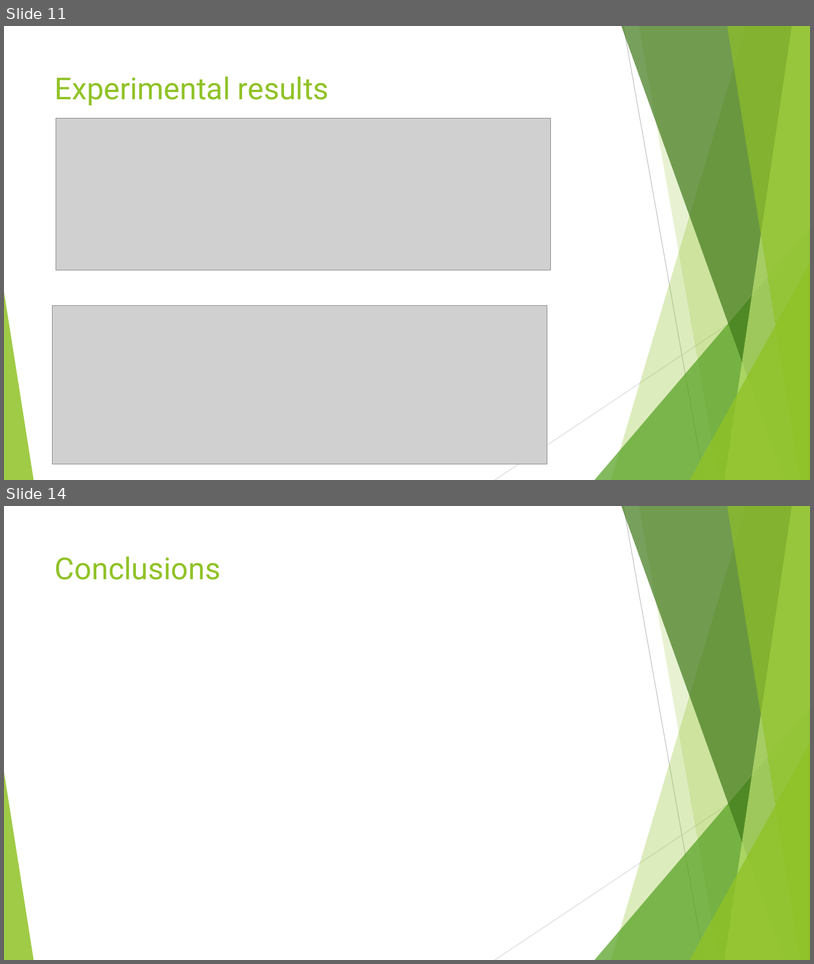
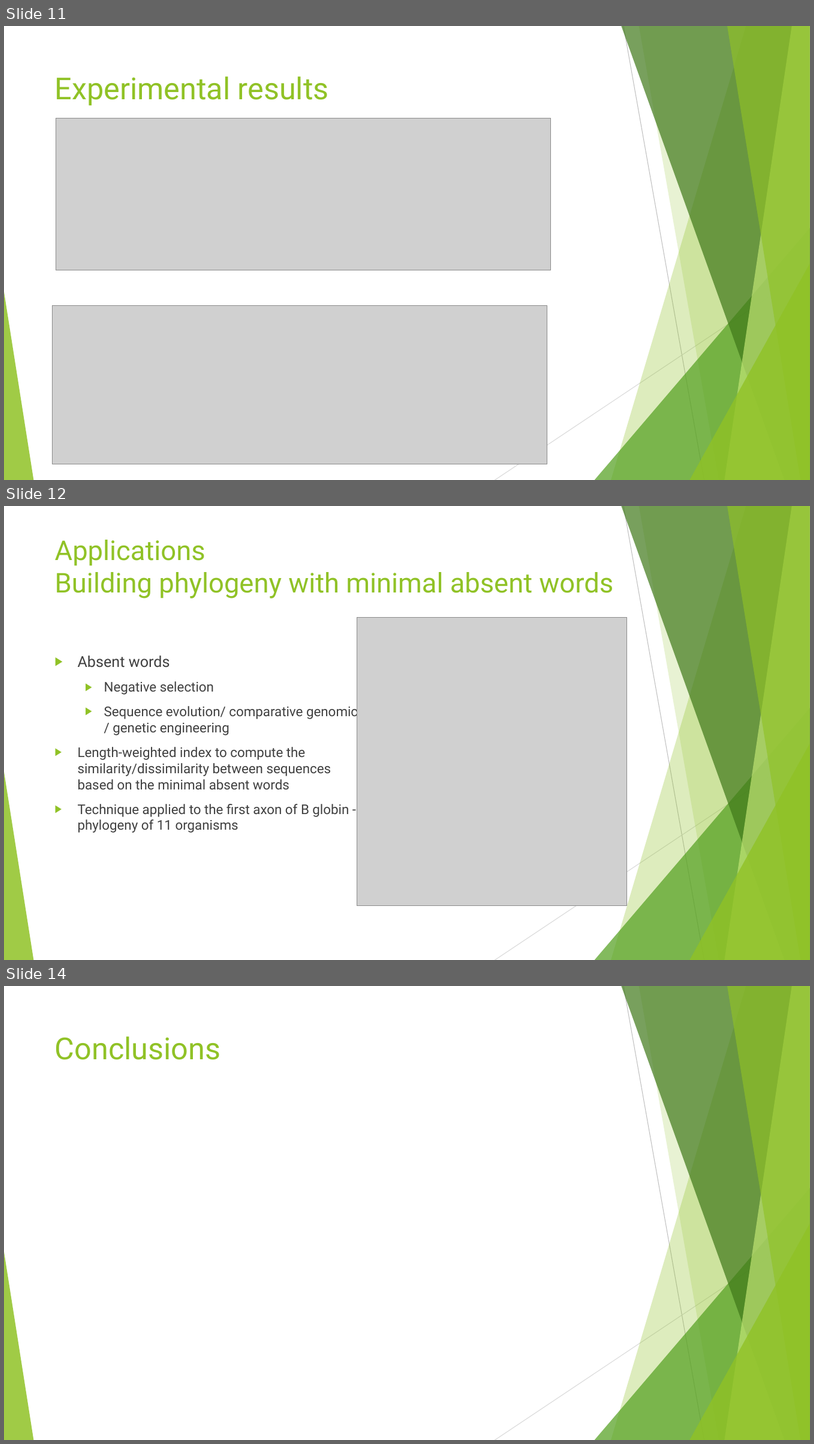
Before and after one commit to ciortanmadalina/BioinfoSem2, a slide deck: algo/Optimal computation of avoided words.pptx. Shown one above the other, each under a label of ours: slides 11 and 14 before the commit, slides 11, 12 and 14 after it; the slides between them are not shown. The pictures are 814x964 and 814x1444 pixels, drawn with LibreOffice and Linux fonts; fonts in the diff are those of the drawing; grey boxes stand for pictures. Boxes give left, top, right and bottom in pixels: in the first picture for what was removed or moved away, otherwise in the second. Text is boxed around its words. In the diff, an @@ line names an element or a change of style, - is before the commit and + after.

```diff
--- a/algo/Optimal computation of avoided words.pptx
+++ b/algo/Optimal computation of avoided words.pptx
@@ slide 12 added at [4, 506, 810, 960], background #FFFFFF; not listed: 10 template elements that a slide beside it also shows @@
@@ title added at [55, 540, 614, 598], 32.4 pt, text #90C226 @@
+Applications
+Building phylogeny with minimal absent words
@@ picture added at [357, 618, 627, 905] @@
@@ text added at [78, 655, 365, 832], 16 pt, text #404040 @@
+▶ Absent words
+  ▶ Negative selection
+  ▶ Sequence evolution/ comparative genomics / genetic engineering
+  ▶ Length-weighted index to compute the similarity/dissimilarity between sequences based on the minimal absent words
+  ▶ Technique applied to the first axon of B globin -> phylogeny of 11 organisms
```
Also in this commit, not shown: 9 slides changed, 1 other slide added, 2 slides removed.
